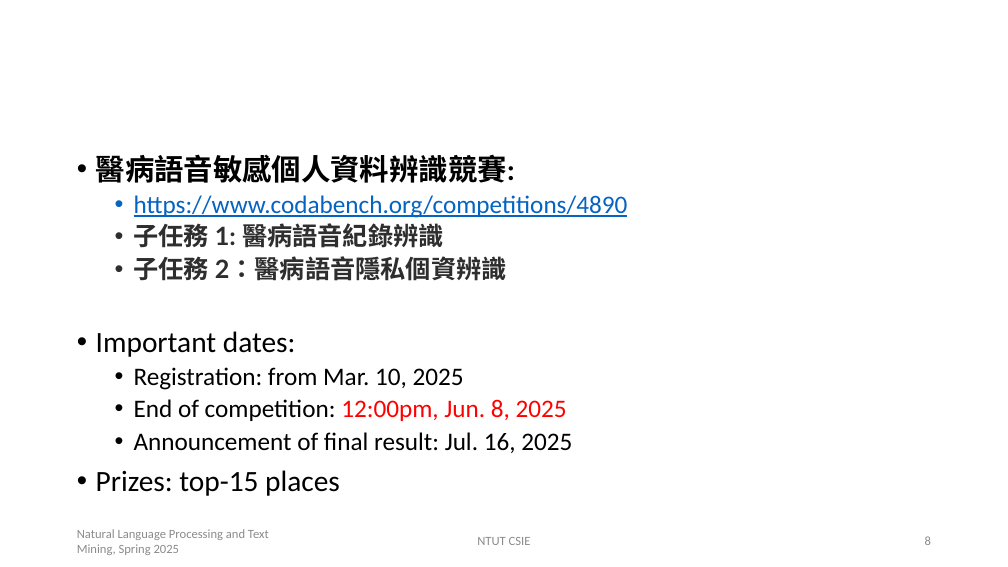
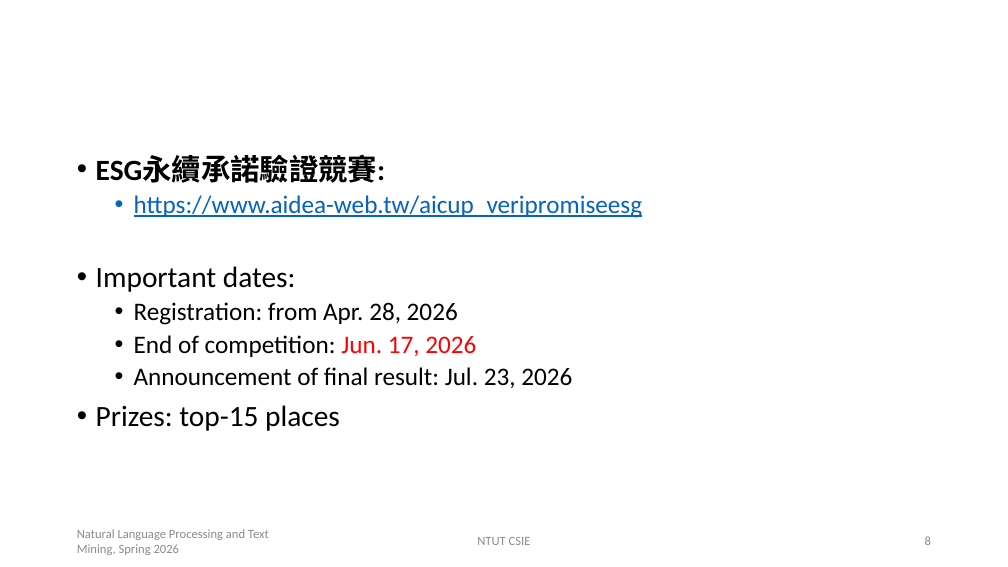
Before and after one commit to chriswjh/chriswjh.github.io, a slide deck: slide 8 of NLP_TM/proposal.pptx. Drawn at 1008x567 pixels with LibreOffice and Linux fonts; fonts in the diff are those of the drawing. Boxes give left, top, right and bottom in pixels: in the first picture for what was removed or moved away, otherwise in the second. Text is boxed around its words. In the diff, an @@ line names an element or a change of style, - is before the commit and + after.

```diff
--- a/NLP_TM/proposal.pptx
+++ b/NLP_TM/proposal.pptx
@@ text at (96,155,643,218): text changed; bold off @@
-• 醫病語音敏感個人資料辨識競賽:
-  • https://www.codabench.org/competitions/4890
-  • 子任務 1: 醫病語音紀錄辨識
-  • 子任務 2：醫病語音隱私個資辨識
+• ESG永續承諾驗證競賽:
+  • https://www.aidea-web.tw/aicup_veripromiseesg
@@ text at (134,302,572,388): text changed @@
-  • Registration: from Mar. 10, 2025
-  • End of competition: 12:00pm, Jun. 8, 2025
-  • Announcement of final result: Jul. 16, 2025
+  • Registration: from Apr. 28, 2026
+  • End of competition: Jun. 17, 2026
+  • Announcement of final result: Jul. 23, 2026
```
Also in this commit, not shown: 8 other slides changed, 1 other file.
